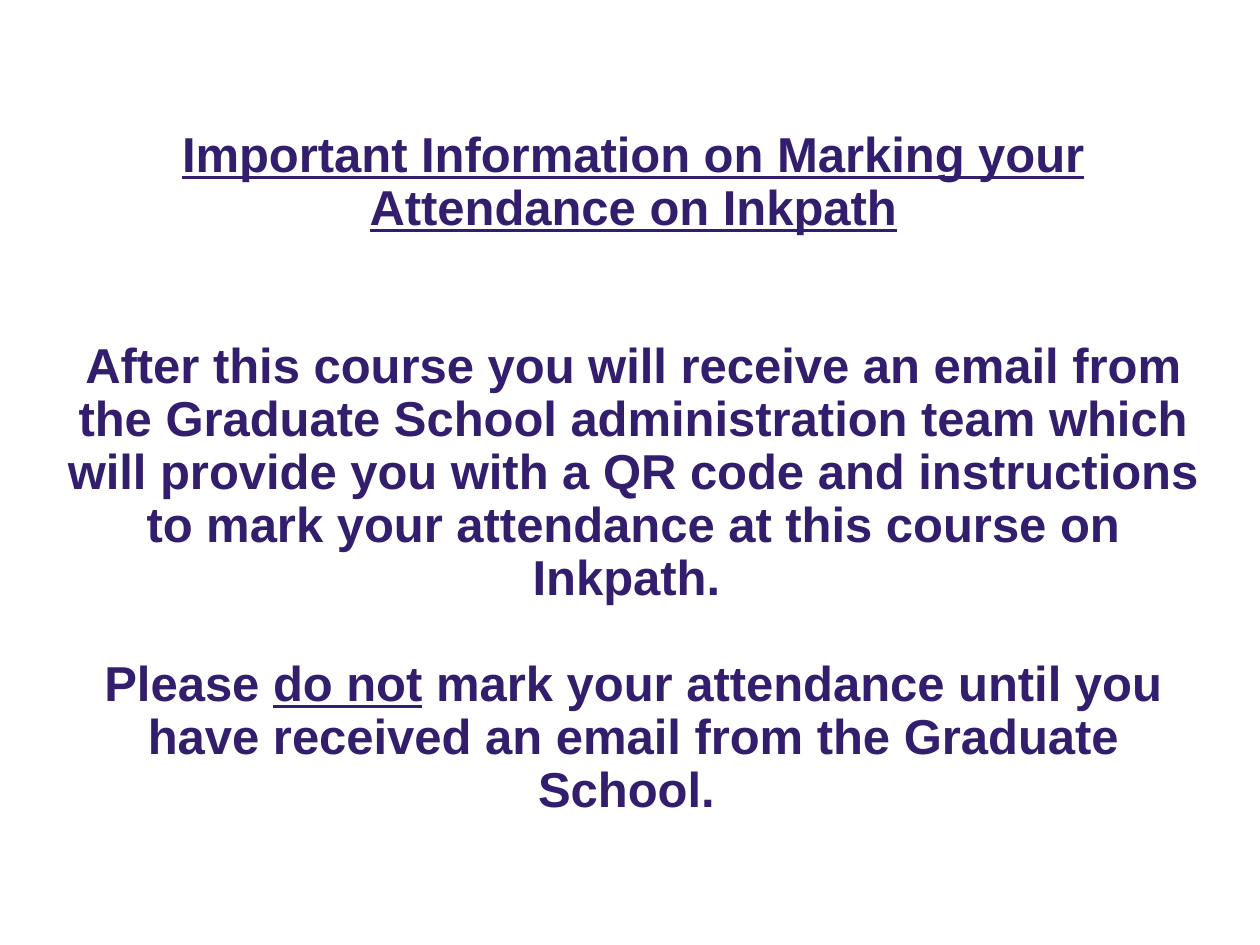
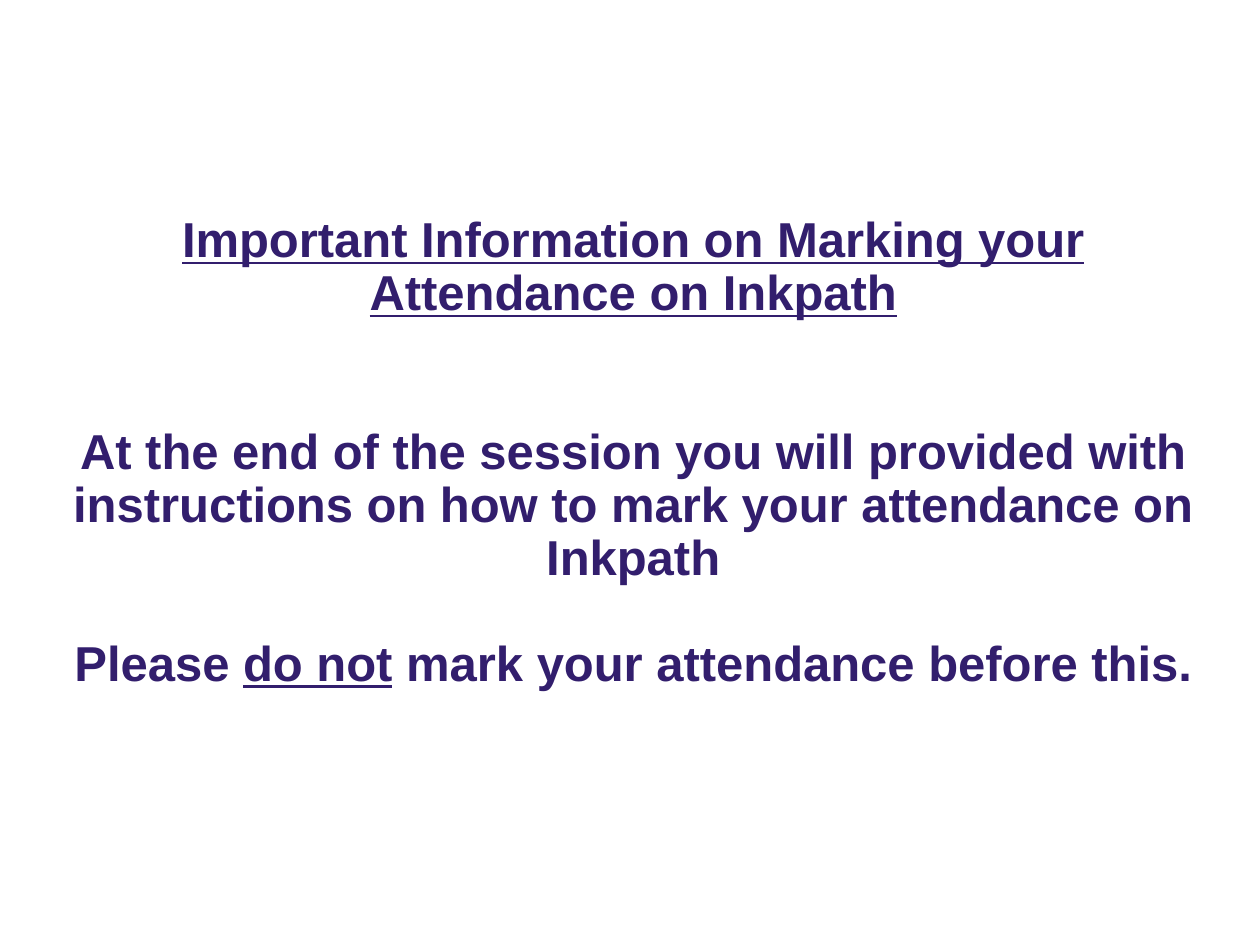
Before and after one commit to ImperialCollegeLondon/RCDS-introduction-to-latex, a slide deck: slide 2 of Intro to Latex Slides.pptx. Drawn at 1260x945 pixels with LibreOffice and Linux fonts; fonts in the diff are those of the drawing; background and template pictures are left out. Boxes give left, top, right and bottom in pixels: in the first picture for what was removed or moved away, otherwise in the second. Text is boxed around its words. In the diff, an @@ line names an element or a change of style, - is before the commit and + after.

```diff
--- a/Intro to Latex Slides.pptx
+++ b/Intro to Latex Slides.pptx
@@ title at [73,221,1193,691]: text changed @@
-Important Information on Marking your Attendance on Inkpath
-After this course you will receive an email from the Graduate School administration team which will provide you with a QR code and instructions to mark your attendance at this course on Inkpath.
-Please do not mark your attendance until you have received an email from the Graduate School.
+Important Information on Marking your Attendance on Inkpath
+At the end of the session you will provided with instructions on how to mark your attendance on Inkpath
+Please do not mark your attendance before this.
```
Also in this commit, not shown: 1 other slide changed.
